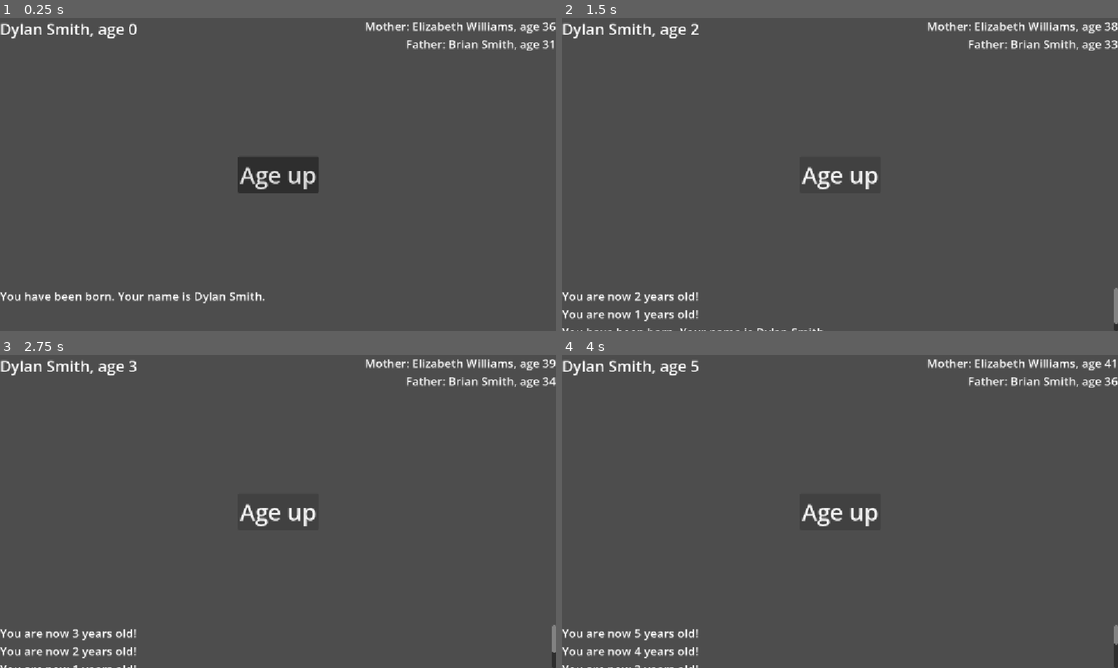
Above: before the commit, frames 1-4 (two rows, left to right).
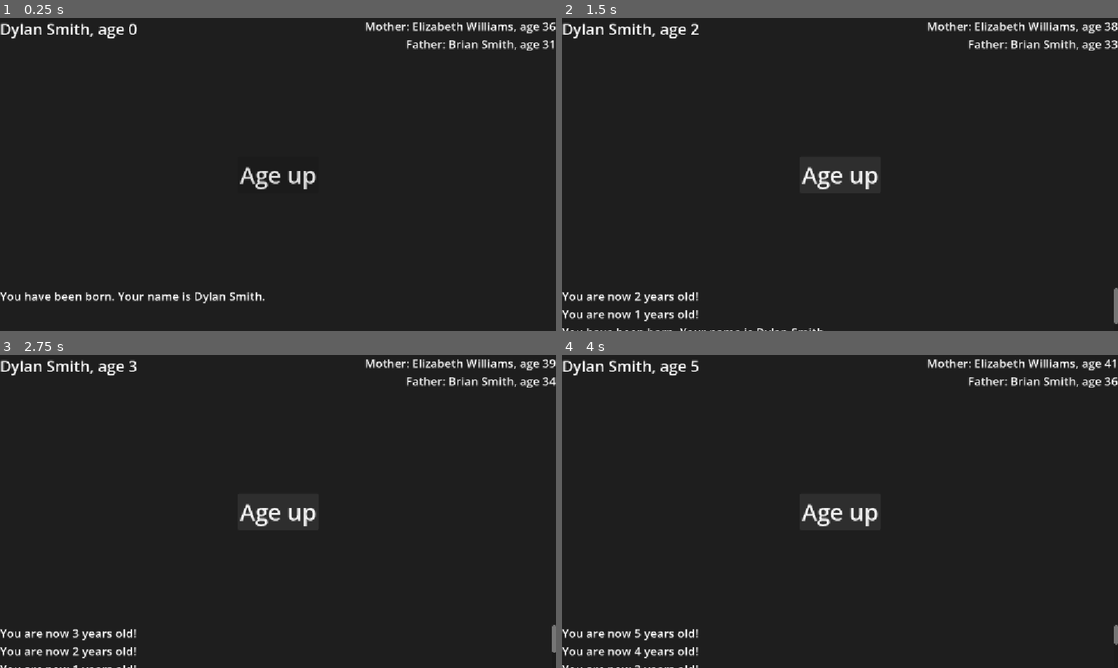
Above: after the commit, the same moments.

Repository: IdfbAn/extralife
Game: Godot game, scene res://scenes/game.tscn
Two runs of this game, one before a commit and one after it. Both use one fixed random seed, a clock stepped at 60 frames per second and the inputs below.
Inputs:
- Up to frame 1 (0.25 s): no input
- Up to frame 2 (1.5 s): click "Age up" at 0.5 s; click "Age up" at 1.25 s
- Up to frame 3 (2.75 s): click "Age up" at 2 s
- Up to frame 4 (4 s): tap Enter at 2.75 s; tap Space at 3.5 s

The runs differ from the first frame. In frame 1, 97% of the frame differs, in the area x 0-100%, y 0-100%; in frame 2, 97%; in frame 3, 97%; in frame 4, 97%.

Commit message:
Change default background color

Diff:
--- a/project.godot
+++ b/project.godot
@@ -35,3 +35,4 @@
 rendering_device/driver.windows="d3d12"
 renderer/rendering_method="gl_compatibility"
 renderer/rendering_method.mobile="gl_compatibility"
+environment/defaults/default_clear_color=Color(0.11764706, 0.11764706, 0.11764706, 1)
